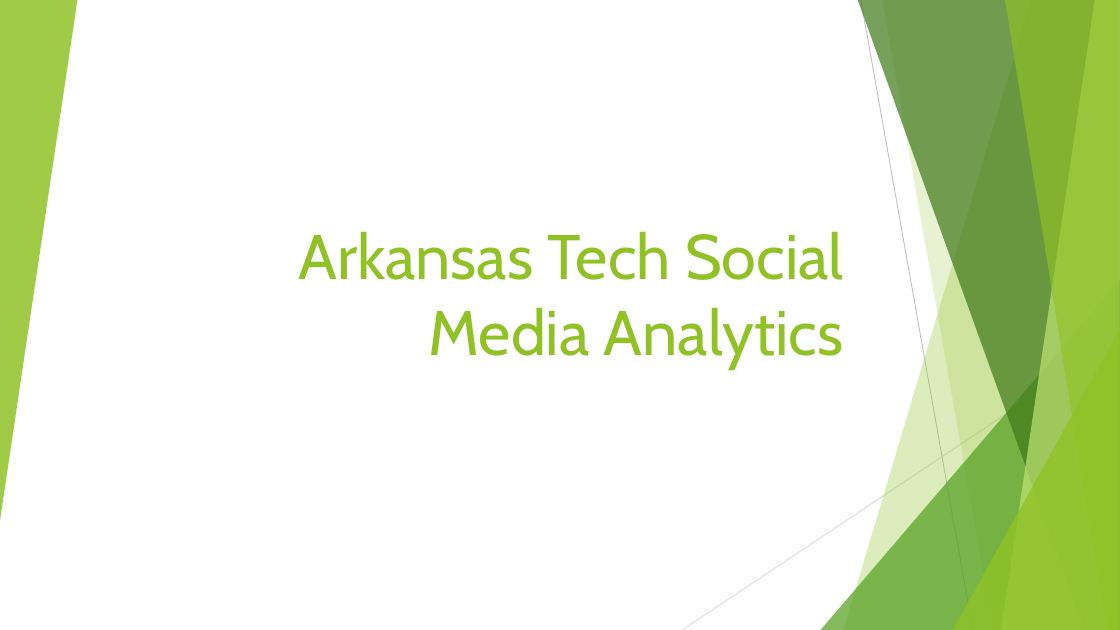
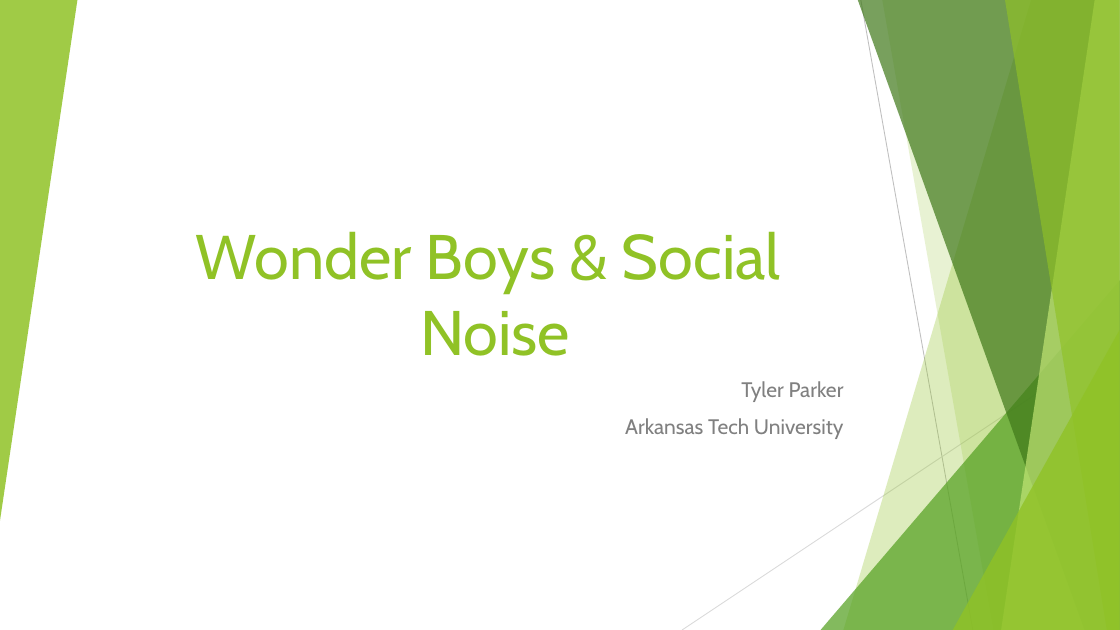
Before and after one commit to tylerparker22/work_to_show, a slide deck: slide 1 of Scolarship Symposium.pptx. Drawn at 1120x630 pixels with LibreOffice and Linux fonts; fonts in the diff are those of the drawing. Boxes give left, top, right and bottom in pixels: in the first picture for what was removed or moved away, otherwise in the second. Text is boxed around its words. In the diff, an @@ line names an element or a change of style, - is before the commit and + after.

```diff
--- a/Scolarship Symposium.pptx
+++ b/Scolarship Symposium.pptx
@@ title at (196, 231, 781, 356): text changed @@
-Arkansas Tech Social Media Analytics
+Wonder Boys & Social
+Noise
@@ subtitle added at (625, 381, 844, 439), 18 pt, text #808080 @@
+Tyler Parker
+Arkansas Tech University
```
Also in this commit, not shown: 3 other slides changed, 4 slides added, 2 slides removed, 8 other files.
